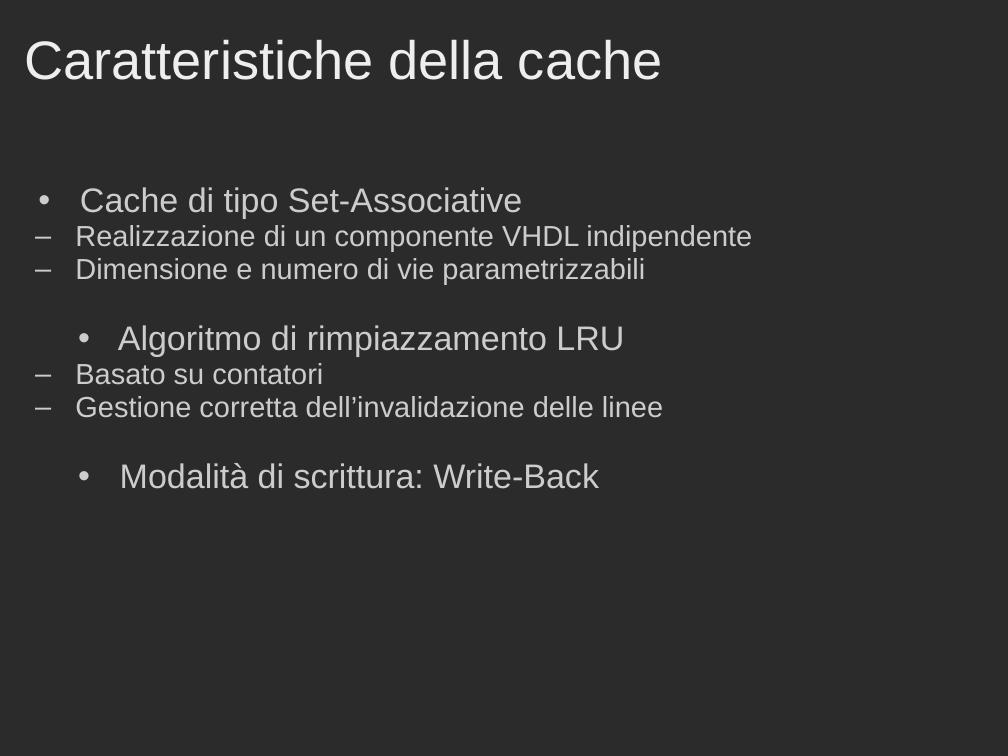
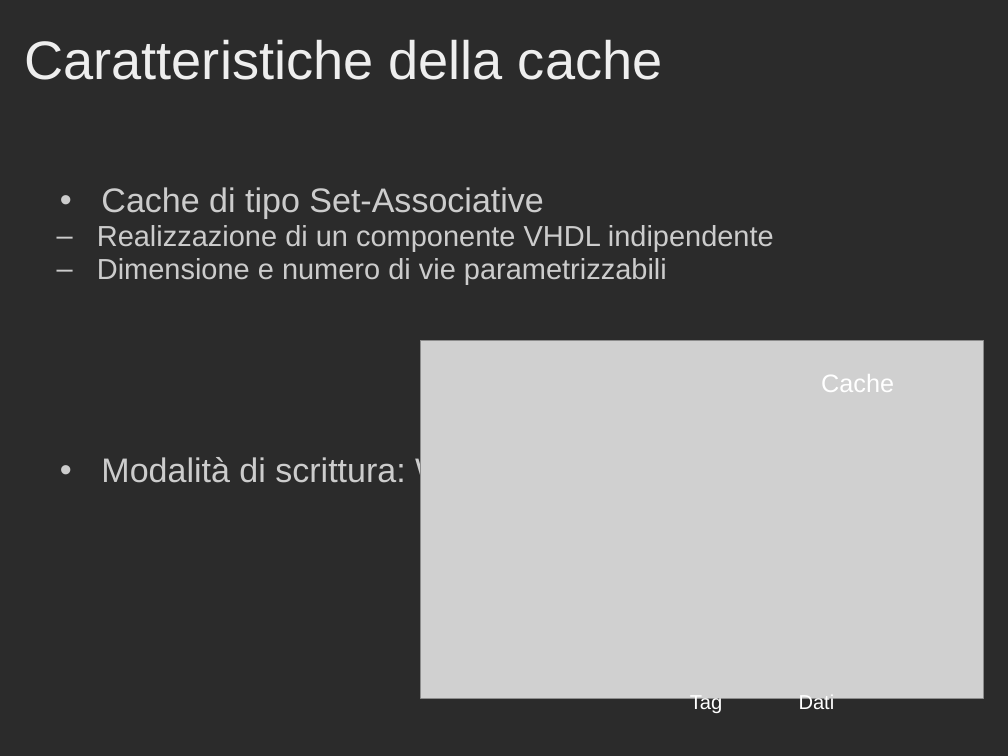
Before and after one commit to Muffo/dlxcache, a slide deck: slide 3 of Presentazione_Progetto_Cache.ppt. Drawn at 1008x756 pixels with LibreOffice and Linux fonts; fonts in the diff are those of the drawing; grey boxes stand for pictures; background and template pictures are left out; a plain dark background stands for a picture behind light text. Boxes give left, top, right and bottom in pixels: in the first picture for what was removed or moved away, otherwise in the second. Text is boxed around its words. In the diff, an @@ line names an element or a change of style, - is before the commit and + after.

Commit message:
Completata la prima parte della relazione

```diff
--- a/Presentazione_Progetto_Cache.ppt
+++ b/Presentazione_Progetto_Cache.ppt
@@ text "Cache di tipo Set-Associative" moved from (x1=75, y1=187, x2=752, y2=489) to (x1=97, y1=187, x2=774, y2=488) @@
@@ text at (x1=101, y1=454, x2=581, y2=488): text changed; size 23 to 27 pt @@
-• Algoritmo di rimpiazzamento LRU
-  – Basato su contatori
-  – Gestione corretta dell’invalidazione delle linee
-• Modalità di scrittura: Write-Back
+• Modalità di scrittura: Write-Back ?
@@ group added at (x1=421, y1=340, x2=984, y2=713): 3 texts, 1 picture @@
+Cache
+Tag
+Dati
```
Also in this commit, not shown: 9 other slides changed, 6 slides added, 5 slides removed, 1 other file.
